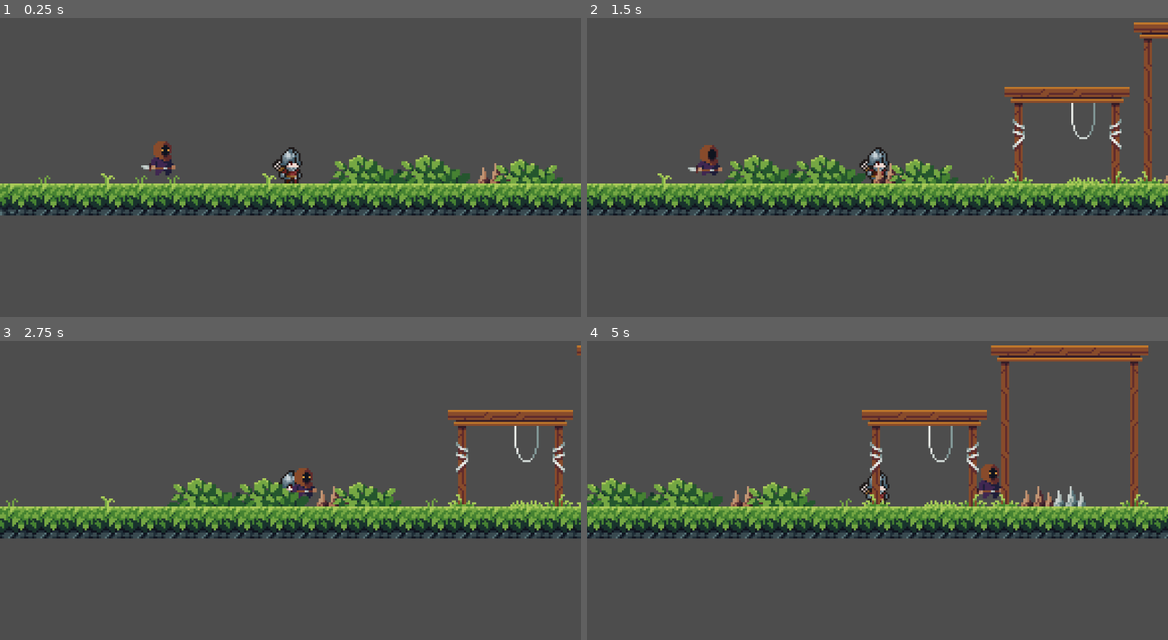
Above: before the commit, frames 1-4 (two rows, left to right).
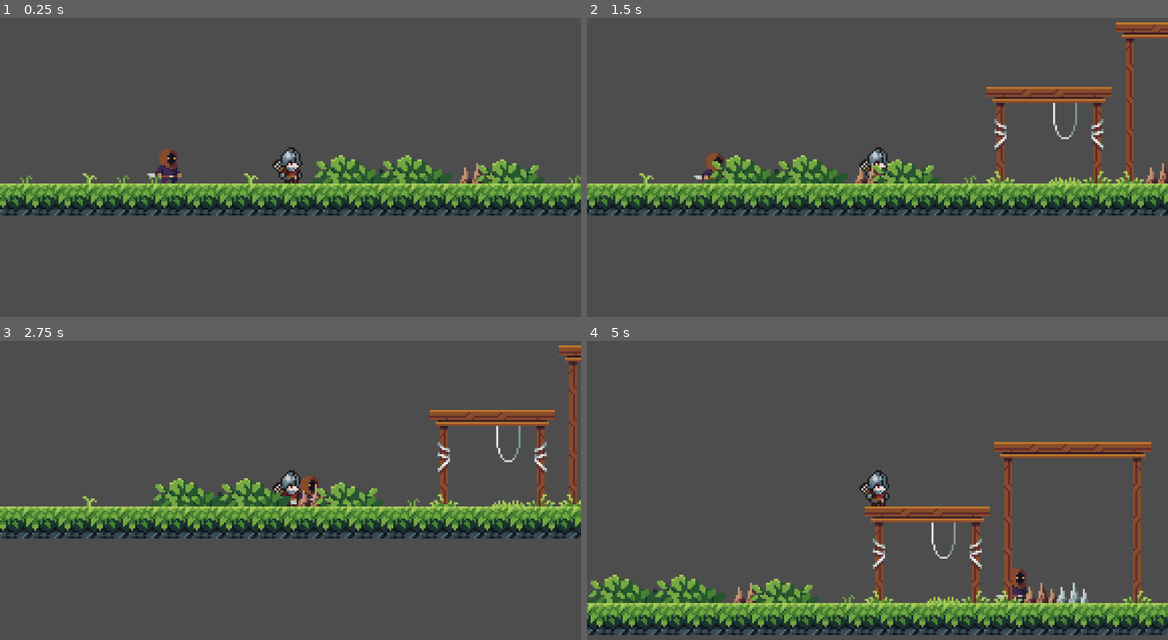
Above: after the commit, the same moments.

Repository: Sekaii22/super-gd-game
Game: Godot game, scene res://Assets/Scenes/game.tscn
The game is run twice, just before and just after one commit, with the same random seed, the same clock (stepped at 60 frames per second) and the same inputs.
Inputs:
- Up to frame 1 (0.25 s): no input
- Up to frame 2 (1.5 s): tap Enter (ui_accept) at 0.5, 0.77 s; hold Right (ui_right) from 0.53 s (still down)
- Up to frame 3 (2.75 s): tap Enter (ui_accept) at 1.52 s; release Right (ui_right) at 2.03 s; hold Left (ui_left) from 2.03 s (still down)
- Up to frame 4 (5 s): release Left (ui_left) at 2.78 s; hold Right (ui_right) 2.78-4.28 s; tap Enter (ui_accept) at 3.02, 3.77, 4.52 s; hold Left (ui_left) from 4.28 s (still down)

The runs differ from the first frame. In frame 1, 9.0% of the frame differs, in the area x 0-100%, y 41-67%; in frame 2, 13%; in frame 3, 12%; in frame 4, 33%, in the area x 0-100%, y 1-99%.

Commit message:
Small updates

Diff:
--- a/Assets/Scenes/enemy.tscn
+++ b/Assets/Scenes/enemy.tscn
@@ -64,7 +64,7 @@
 radius = 4.5
 height = 18.0
 
-[node name="AnimatedSprite2D" type="AnimatedSprite2D"]
+[node name="Enemy" type="AnimatedSprite2D"]
 position = Vector2(0, -16)
 sprite_frames = SubResource("SpriteFrames_2f8hu")
 autoplay = "default"
--- a/Assets/Scenes/game.tscn
+++ b/Assets/Scenes/game.tscn
@@ -1,21 +1,30 @@
-[gd_scene load_steps=4 format=3 uid="uid://cao8cinsjef6g"]
+[gd_scene load_steps=6 format=3 uid="uid://cao8cinsjef6g"]
 
 [ext_resource type="PackedScene" uid="uid://xjxshr0c3you" path="res://Assets/Scenes/player.tscn" id="1_djm4j"]
 [ext_resource type="PackedScene" uid="uid://bxr5nepjs3meh" path="res://Assets/Scenes/enemy.tscn" id="2_vraee"]
 [ext_resource type="PackedScene" uid="uid://ce6mmtjnselhw" path="res://Assets/Scenes/temp-map.tscn" id="3_3p7se"]
+[ext_resource type="PackedScene" uid="uid://bnoy87d42yyoj" path="res://Assets/Scenes/killzone.tscn" id="4_t1jmh"]
+
+[sub_resource type="WorldBoundaryShape2D" id="WorldBoundaryShape2D_obkfb"]
 
 [node name="Node2D" type="Node2D"]
-position = Vector2(135, 172)
 
 [node name="Player" parent="." instance=ExtResource("1_djm4j")]
-position = Vector2(-135, -178)
+position = Vector2(-71, -2)
 
 [node name="Camera2D" type="Camera2D" parent="Player"]
 position = Vector2(0, -7)
 zoom = Vector2(4, 4)
+limit_bottom = 150
 
-[node name="AnimatedSprite2D" parent="." instance=ExtResource("2_vraee")]
-position = Vector2(-215, -190)
+[node name="Enemy" parent="." instance=ExtResource("2_vraee")]
+position = Vector2(-148, -16)
 
-[node name="map" parent="." instance=ExtResource("3_3p7se")]
-position = Vector2(-266, -170)
+[node name="Map" parent="." instance=ExtResource("3_3p7se")]
+position = Vector2(-211, 0)
+
+[node name="Killzone" parent="." instance=ExtResource("4_t1jmh")]
+position = Vector2(0, 107)
+
+[node name="CollisionShape2D" type="CollisionShape2D" parent="Killzone"]
+shape = SubResource("WorldBoundaryShape2D_obkfb")
--- /dev/null
+++ b/Assets/Scenes/killzone.tscn
@@ -0,0 +1,8 @@
+[gd_scene load_steps=2 format=3 uid="uid://bnoy87d42yyoj"]
+
+[ext_resource type="Script" path="res://Assets/Scripts/killzone.gd" id="1_rrxt1"]
+
+[node name="Killzone" type="Area2D"]
+script = ExtResource("1_rrxt1")
+
+[connection signal="body_entered" from="." to="." method="_on_body_entered"]
--- a/Assets/Scenes/temp-map.tscn
+++ b/Assets/Scenes/temp-map.tscn
@@ -92,7 +92,7 @@
 physics_layer_0/collision_layer = 1
 sources/0 = SubResource("TileSetAtlasSource_vyn4g")
 
-[node name="map" type="TileMapLayer"]
+[node name="Map" type="TileMapLayer"]
 use_parent_material = true
 tile_map_data = PackedByteArray("AAD//wAAAAABAAEAAAAAAAAAAAACAAEAAAABAAAAAAACAAEAAAACAAAAAAACAAEAAAADAAAAAAACAAEAAAAEAA …(944 unchanged characters)…
 tile_set = SubResource("TileSet_kaxuj")
--- /dev/null
+++ b/Assets/Scripts/killzone.gd
@@ -0,0 +1,4 @@
+extends Area2D
+
+func _on_body_entered(body: Node2D) -> void:
+	print("You died!")
